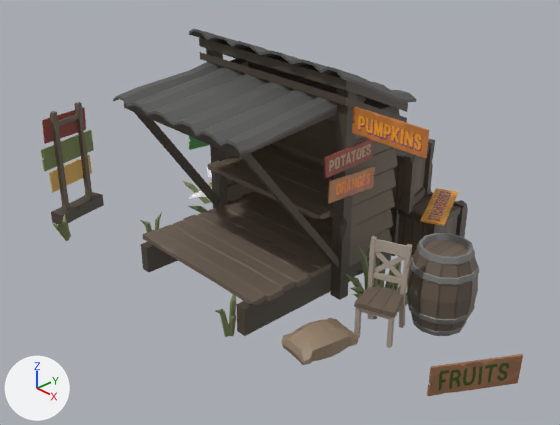
What one commit did to the Blender file assets/blender/storefront.blend.
One viewpoint serves both versions: a 50 mm camera at (7.03, -7.29, 6.04) aimed at (-0.14, -0.66, 1.22). The axes (+X, +Y, +Z) are drawn at lower left. The lights are the same throughout.

In view in the first picture: 'SM_Bld_ProduceStand_01', 'SM_Generic_Grass_Patch_01__66_', 'SM_Generic_Grass_Patch_01__67_', 'SM_Generic_Grass_Patch_01__77_', 'SM_Generic_Grass_Patch_02__76_', 'SM_Generic_Grass_Patch_03__89_', 'SM_Prop_Barrel_01__51_', 'SM_Prop_Chair_01__32_', 'SM_Prop_Crate_01__55_', 'SM_Prop_Crate_01__56_', 'SM_Prop_GrainBag_01__30_', 'SM_Prop_Plant_Potato_01_L__57_', 'SM_Prop_SignPost_02', 'SM_Prop_Sign_Apples_01', 'SM_Prop_Sign_Cucumbers_01', 'SM_Prop_Sign_Fruit_01', 'SM_Prop_Sign_Oranges_01', 'SM_Prop_Sign_Peaches_01', 'SM_Prop_Sign_Plums_01', 'SM_Prop_Sign_Potatoes_01', 'SM_Prop_Sign_Pumpkins_01', 'SM_Prop_Sign_Strawberries_01'.
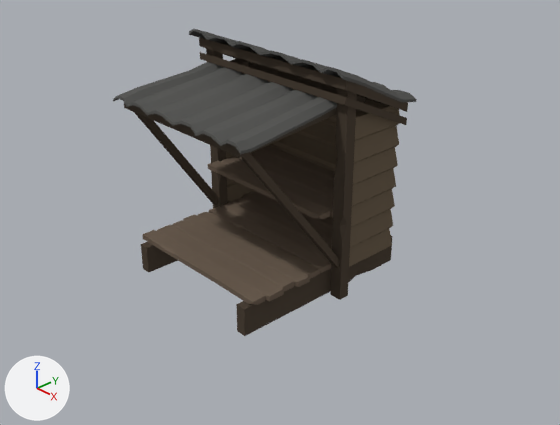
The newer file is also turned or shifted as a whole; pictures and numbers use the older file's frame.

Location of each change, (x1, y1, x2, y2) in pixels of the pictures (560 x 425 px):
'SM_Bld_ProduceStand_01', surface changed
    both: (120, 30, 417, 336)
'SM_Prop_Barrel_01__51_', deleted
    before: (406, 233, 479, 336)
'SM_Prop_Chair_01__32_', deleted
    before: (354, 236, 412, 348)
'SM_Prop_Sign_Fruit_01', deleted (brown)
    before: (427, 354, 523, 396)
'SM_Prop_GrainBag_01__30_', deleted (brown)
    before: (282, 318, 358, 365)
'SM_Prop_SignPost_02', deleted
    before: (50, 102, 104, 225)
'SM_Prop_Sign_Pumpkins_01', deleted (orange)
    before: (352, 106, 429, 158)
'SM_Prop_Crate_01__55_', deleted
    before: (389, 189, 468, 257)
'SM_Prop_Crate_01__56_', deleted
    before: (392, 139, 435, 214)
'SM_Prop_Sign_Potatoes_01', deleted (brown)
    before: (325, 139, 373, 178)
'SM_Prop_Sign_Oranges_01', deleted (brown)
    before: (328, 166, 375, 203)
'SM_Prop_Sign_Strawberries_01', deleted (brown)
    before: (420, 188, 458, 226)
'SM_Prop_Sign_Peaches_01', deleted (green)
    before: (41, 130, 94, 171)
'SM_Generic_Grass_Patch_03__89_', deleted (green)
    before: (346, 245, 408, 320)
'SM_Prop_Sign_Plums_01', deleted (brown)
    before: (49, 155, 92, 192)
'SM_Prop_Sign_Apples_01', deleted (brown)
    before: (42, 107, 86, 144)
'SM_Generic_Grass_Patch_01__67_', deleted (green)
    before: (215, 294, 236, 337)
'SM_Generic_Grass_Patch_02__76_', deleted
    before: (183, 181, 212, 213)
'SM_Generic_Grass_Patch_01__77_', deleted
    before: (52, 214, 71, 241)
'SM_Prop_Sign_Cucumbers_01', deleted
    before: (189, 136, 209, 150)
'SM_Generic_Grass_Patch_01__66_', deleted
    before: (140, 212, 162, 232)
'SM_Prop_Plant_Potato_01_L__57_', deleted
    before: (188, 166, 212, 199)

The change, as a diff of the scene's bpy script:
```diff
--- a/assets/blender/storefront.blend.py
+++ b/assets/blender/storefront.blend.py
@@ mat_polygonfarm_01_a @@
 mat_polygonfarm_01_a = principled_material('PolygonFarm_01_A')
-mat_polygonfarm_01_a.texture = img_diffusecolor_texture
-mat_polygonfarm_01_a.roughness = 0.553
+mat_polygonfarm_01_a.texture = img_polygonfarm_texture_01_a_png
+mat_polygonfarm_01_a.roughness = 1.0
+mat_polygonfarm_01_a.specular_ior_level = 0.0
@@ ob_sm_generic_grass_patch_03__89 @@
-ob_sm_generic_grass_patch_03__89 = bpy.data.objects.new('SM_Generic_Grass_Patch_03__89_', me_scene)
@@ ob_sm_prop_plant_potato_01_l__57 @@
-ob_sm_prop_plant_potato_01_l__57 = bpy.data.objects.new('SM_Prop_Plant_Potato_01_L__57_', me_scene_002)
@@ ob_sm_prop_crate_01__56 @@
-ob_sm_prop_crate_01__56 = bpy.data.objects.new('SM_Prop_Crate_01__56_', me_scene_003)
@@ ob_sm_prop_sign_cucumbers_01 @@
-ob_sm_prop_sign_cucumbers_01 = bpy.data.objects.new('SM_Prop_Sign_Cucumbers_01', me_scene_004)
@@ ob_sm_prop_barrel_01__51 @@
-ob_sm_prop_barrel_01__51 = bpy.data.objects.new('SM_Prop_Barrel_01__51_', me_scene_005)
@@ ob_sm_generic_grass_patch_01__77 @@
-ob_sm_generic_grass_patch_01__77 = bpy.data.objects.new('SM_Generic_Grass_Patch_01__77_', me_scene_006)
@@ ob_sm_prop_sign_apples_01 @@
-ob_sm_prop_sign_apples_01 = bpy.data.objects.new('SM_Prop_Sign_Apples_01', me_scene_008)
@@ ob_sm_prop_sign_peaches_01 @@
-ob_sm_prop_sign_peaches_01 = bpy.data.objects.new('SM_Prop_Sign_Peaches_01', me_scene_009)
@@ ob_sm_prop_sign_plums_01 @@
-ob_sm_prop_sign_plums_01 = bpy.data.objects.new('SM_Prop_Sign_Plums_01', me_scene_010)
@@ ob_sm_prop_signpost_02 @@
-ob_sm_prop_signpost_02 = bpy.data.objects.new('SM_Prop_SignPost_02', me_scene_007)
@@ ob_sm_generic_grass_patch_01__66 @@
-ob_sm_generic_grass_patch_01__66 = bpy.data.objects.new('SM_Generic_Grass_Patch_01__66_', me_scene_006)
@@ ob_sm_prop_grainbag_01__30 @@
-ob_sm_prop_grainbag_01__30 = bpy.data.objects.new('SM_Prop_GrainBag_01__30_', me_scene_011)
@@ ob_sm_generic_grass_patch_02__76 @@
-ob_sm_generic_grass_patch_02__76 = bpy.data.objects.new('SM_Generic_Grass_Patch_02__76_', me_scene_012)
@@ ob_sm_prop_sign_strawberries_01 @@
-ob_sm_prop_sign_strawberries_01 = bpy.data.objects.new('SM_Prop_Sign_Strawberries_01', me_scene_013)
@@ ob_sm_prop_sign_pumpkins_01 @@
-ob_sm_prop_sign_pumpkins_01 = bpy.data.objects.new('SM_Prop_Sign_Pumpkins_01', me_scene_014)
@@ ob_sm_prop_crate_01__55 @@
-ob_sm_prop_crate_01__55 = bpy.data.objects.new('SM_Prop_Crate_01__55_', me_scene_003)
@@ ob_sm_prop_chair_01__32 @@
-ob_sm_prop_chair_01__32 = bpy.data.objects.new('SM_Prop_Chair_01__32_', me_scene_015)
@@ ob_sm_prop_sign_potatoes_01 @@
-ob_sm_prop_sign_potatoes_01 = bpy.data.objects.new('SM_Prop_Sign_Potatoes_01', me_scene_016)
@@ ob_sm_prop_sign_oranges_01 @@
-ob_sm_prop_sign_oranges_01 = bpy.data.objects.new('SM_Prop_Sign_Oranges_01', me_scene_017)
@@ ob_sm_prop_sign_fruit_01 @@
-ob_sm_prop_sign_fruit_01 = bpy.data.objects.new('SM_Prop_Sign_Fruit_01', me_scene_019)
@@ ob_sm_generic_grass_patch_01__67 @@
-ob_sm_generic_grass_patch_01__67 = bpy.data.objects.new('SM_Generic_Grass_Patch_01__67_', me_scene_006)
```
